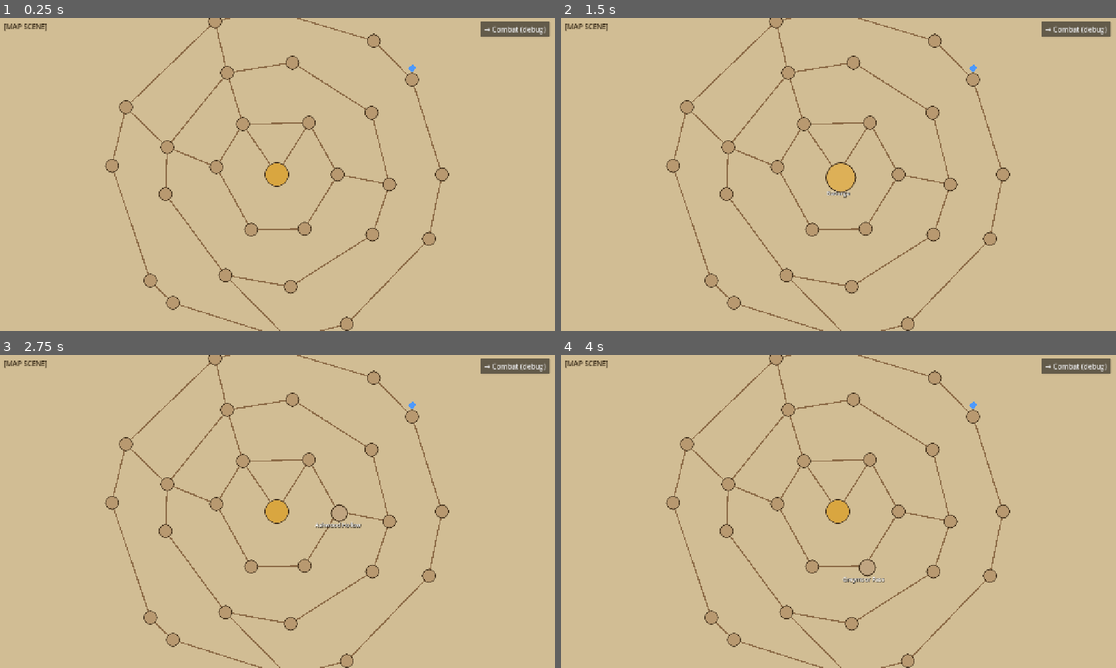
Above: before the commit, frames 1-4 (two rows, left to right).
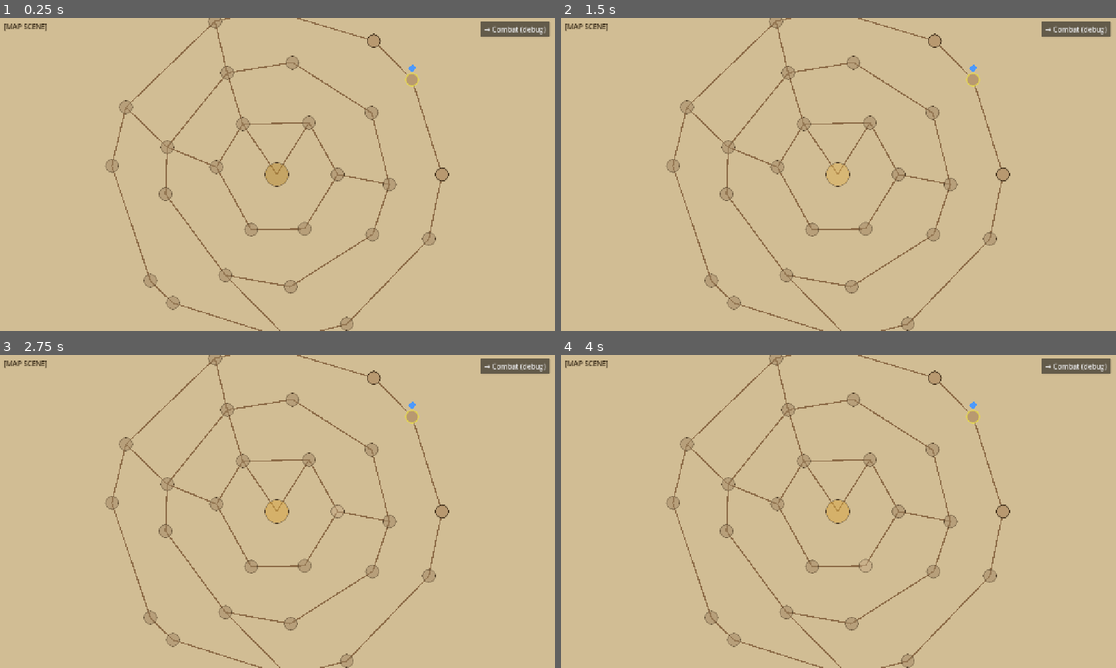
Above: after the commit, the same moments.

Repository: caleb-the-dev/RogueFinder
Game: Godot game, scene res://scenes/map/MapScene.tscn
The game is run twice, just before and just after one commit, with the same random seed, the same clock (stepped at 60 frames per second) and the same inputs. This scene is started directly instead of the project's main scene.
Inputs (mouse positions are in pixels of both pictures, inside the frame that each line leads up to):
- Up to frame 1 (0.25 s): no input
- Up to frame 2 (1.5 s): click (838, 174) at 0.52 s; click (838, 177) at 1.27 s
- Up to frame 3 (2.75 s): click (338, 511) at 2.02 s
- Up to frame 4 (4 s): click (899, 514) at 2.77 s; click (866, 564) at 3.52 s

The runs differ from the first frame. In frame 1, 0.9% of the frame differs, in the area x 19-79%, y 0-100%; in frame 2, 1.2%; in frame 3, 1.1%; in frame 4, 1.1%.

Commit message:
feat(map): Feature 2 — node traversal & GameState wiring
- GameState: player_node_id, visited_nodes, move_player(), is_visited(), is_adjacent_to_player()
- MapManager: _build_adjacency(), _move_player_to() with marker tween, _refresh_all_node_visuals()
- Four node visual states: CURRENT (gold border), REACHABLE (normal), VISITED (darkened + ✓ stamp), LOCKED (dim, no hover)
- Click gating: ignore drag releases, current node, and non-adjacent nodes
- Docs updated: map_scene.md, game_state.md, map.md session log & dependency graph

Co-Authored-By: Claude Sonnet 4.6 <noreply@anthropic.com>

Diff:
--- a/rogue-finder/scripts/globals/GameState.gd
+++ b/rogue-finder/scripts/globals/GameState.gd
@@ -2,4 +2,22 @@
 
 ## --- Global Game State ---
 ## Autoloaded singleton (name: GameState) — tracks run-wide data.
-## Stage 1: minimal scaffold. Will hold run metadata, reputation, etc. in later stages.
+## Stage 1.5: map traversal fields. Will expand to party roster, reputation, etc.
+
+## --- Map Progress ---
+
+var player_node_id: String = "node_o11"
+var visited_nodes: Array[String] = ["node_o11"]
+
+func move_player(node_id: String) -> void:
+	player_node_id = node_id
+	if node_id not in visited_nodes:
+		visited_nodes.append(node_id)
+
+func is_visited(node_id: String) -> bool:
+	return node_id in visited_nodes
+
+# adjacency is passed in from MapManager to keep GameState decoupled from map-building data
+func is_adjacent_to_player(node_id: String, adjacency: Dictionary) -> bool:
+	var neighbors: Array = adjacency.get(player_node_id, [])
+	return node_id in neighbors
--- a/rogue-finder/scripts/map/MapManager.gd
+++ b/rogue-finder/scripts/map/MapManager.gd
@@ -21,6 +21,7 @@
 var _node_data: Array[Dictionary] = []
 var _edge_data: Array[Array] = []
 var _node_map: Dictionary = {}  # id -> Dictionary (fast lookup)
+var _adjacency: Dictionary = {} # id -> Array[String]
 
 var _inner_ids: Array[String] = []
 var _middle_ids: Array[String] = []
@@ -38,6 +39,7 @@
 func _ready() -> void:
 	_build_node_data()
 	_build_edge_data()
+	_build_adjacency()
 	_build_scene()
 
 # _input (not _unhandled_input) so drag is captured even when the press starts on a Button
@@ -128,6 +130,7 @@
 	var nd := {
 		"id": id, "position": pos, "angle": angle,
 		"label": label, "is_hub": is_hub, "is_player_start": is_player_start,
+		"stamp_added": false,
 	}
 	_node_data.append(nd)
 	_node_map[id] = nd
@@ -188,6 +191,19 @@
 			best_id = id
 	return best_id
 
+## --- Adjacency ---
+
+func _build_adjacency() -> void:
+	for edge in _edge_data:
+		var a: String = edge[0]
+		var b: String = edge[1]
+		if not _adjacency.has(a):
+			_adjacency[a] = []
+		if not _adjacency.has(b):
+			_adjacency[b] = []
+		_adjacency[a].append(b)
+		_adjacency[b].append(a)
+
 ## --- Scene Construction ---
 
 func _build_scene() -> void:
@@ -197,6 +213,7 @@
 	_add_edges()
 	_add_nodes()
 	_add_hover_label()
+	_refresh_all_node_visuals()
 
 func _add_background() -> void:
 	var bg := ColorRect.new()
@@ -305,9 +322,87 @@
 	# Inside container so it pans/zooms with the map
 	_map_container.add_child(_hover_label)
 
+## --- Node Visual States ---
+
+func _refresh_all_node_visuals() -> void:
+	for nd in _node_data:
+		var id: String = nd["id"]
+		var btn: Button = _buttons[id]
+		var style: StyleBoxFlat = btn.get_meta("normal_style")
+		var base_color: Color = btn.get_meta("base_color")
+
+		var is_current: bool   = id == GameState.player_node_id
+		var is_visited: bool   = GameState.is_visited(id)
+		var is_reachable: bool = GameState.is_adjacent_to_player(id, _adjacency)
+
+		if is_current:
+			style.bg_color = base_color
+			style.border_color = Color(0.9, 0.85, 0.3)
+			style.border_width_left   = 3
+			style.border_width_right  = 3
+			style.border_width_top    = 3
+			style.border_width_bottom = 3
+			btn.modulate = Color(1, 1, 1, 1)
+		elif is_reachable:
+			style.bg_color = base_color
+			style.border_color = Color(0.25, 0.18, 0.10)
+			style.border_width_left   = 2
+			style.border_width_right  = 2
+			style.border_width_top    = 2
+			style.border_width_bottom = 2
+			btn.modulate = Color(1, 1, 1, 1)
+		elif is_visited:
+			style.bg_color = base_color.darkened(0.35)
+			style.border_color = Color(0.25, 0.18, 0.10)
+			style.border_width_left   = 2
+			style.border_width_right  = 2
+			style.border_width_top    = 2
+			style.border_width_bottom = 2
+			btn.modulate = Color(1, 1, 1, 0.85)
+			_add_visited_stamp(btn, nd)
+		else:
+			# LOCKED
+			style.bg_color = base_color.darkened(0.15)
+			style.border_color = Color(0.25, 0.18, 0.10)
+			style.border_width_left   = 2
+			style.border_width_right  = 2
+			style.border_width_top    = 2
+			style.border_width_bottom = 2
+			btn.modulate = Color(1, 1, 1, 0.5)
+
+func _add_visited_stamp(btn: Button, nd: Dictionary) -> void:
+	if nd["stamp_added"]:
+		return
+	nd["stamp_added"] = true
+	var stamp := Label.new()
+	stamp.text = "✓"
+	stamp.position = Vector2(2.0, -2.0)
+	var s := LabelSettings.new()
+	s.font_size = 11
+	s.font_color = Color(0.9, 0.95, 0.7)
+	stamp.label_settings = s
+	btn.add_child(stamp)
+
+## --- Traversal ---
+
+func _move_player_to(node_id: String) -> void:
+	GameState.move_player(node_id)
+	var target_pos: Vector2 = _node_map[node_id]["position"] + Vector2(0.0, -26.0)
+	var tween := create_tween()
+	tween.tween_property(_player_marker, "position", target_pos, 0.25) \
+		.set_trans(Tween.TRANS_QUAD).set_ease(Tween.EASE_IN_OUT)
+	_refresh_all_node_visuals()
+
 ## --- Hover Callbacks ---
 
 func _on_node_hover_enter(btn: Button) -> void:
+	var node_id: String  = btn.get_meta("node_id")
+	var is_locked: bool  = not GameState.is_visited(node_id) \
+		and not GameState.is_adjacent_to_player(node_id, _adjacency) \
+		and node_id != GameState.player_node_id
+	if is_locked:
+		return
+
 	var map_pos: Vector2 = btn.get_meta("map_pos")
 	var is_hub: bool     = btn.get_meta("is_hub")
 
@@ -342,7 +437,11 @@
 func _on_node_clicked(node_id: String) -> void:
 	if _drag_moved:
 		return
-	print("Clicked: ", node_id)
+	if node_id == GameState.player_node_id:
+		return
+	if not GameState.is_adjacent_to_player(node_id, _adjacency):
+		return
+	_move_player_to(node_id)
 
 func _on_debug_combat_pressed() -> void:
 	get_tree().change_scene_to_file("res://scenes/combat/CombatScene3D.tscn")
Not shown, changed: docs/map_directories/game_state.md
Not shown, changed: docs/map_directories/map.md
Not shown, changed: docs/map_directories/map_scene.md
